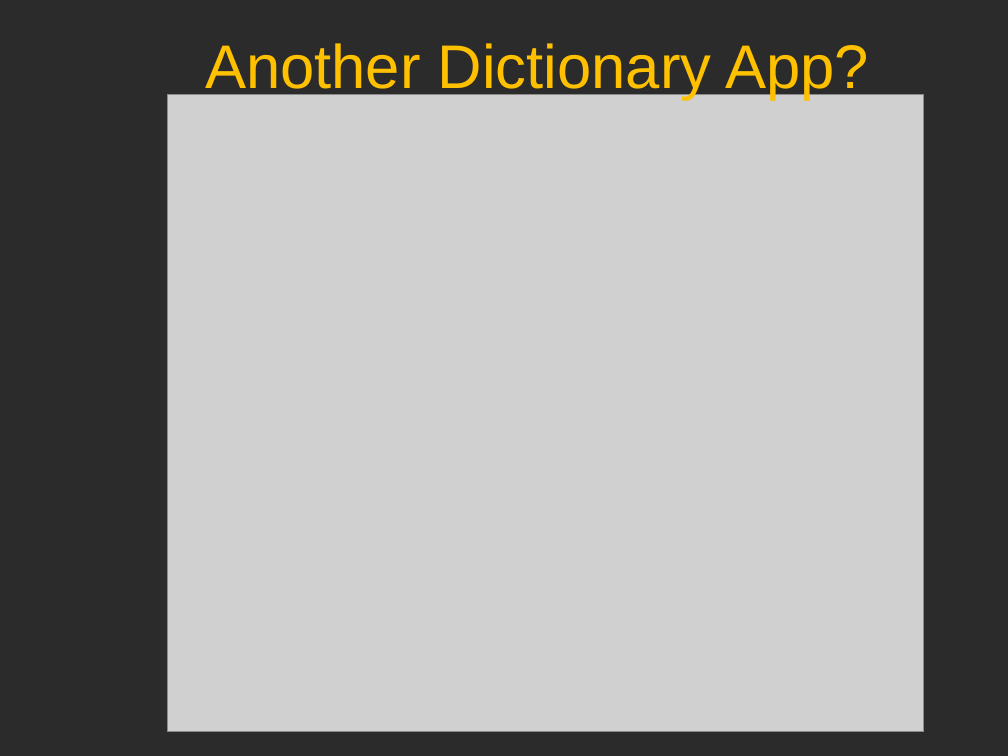
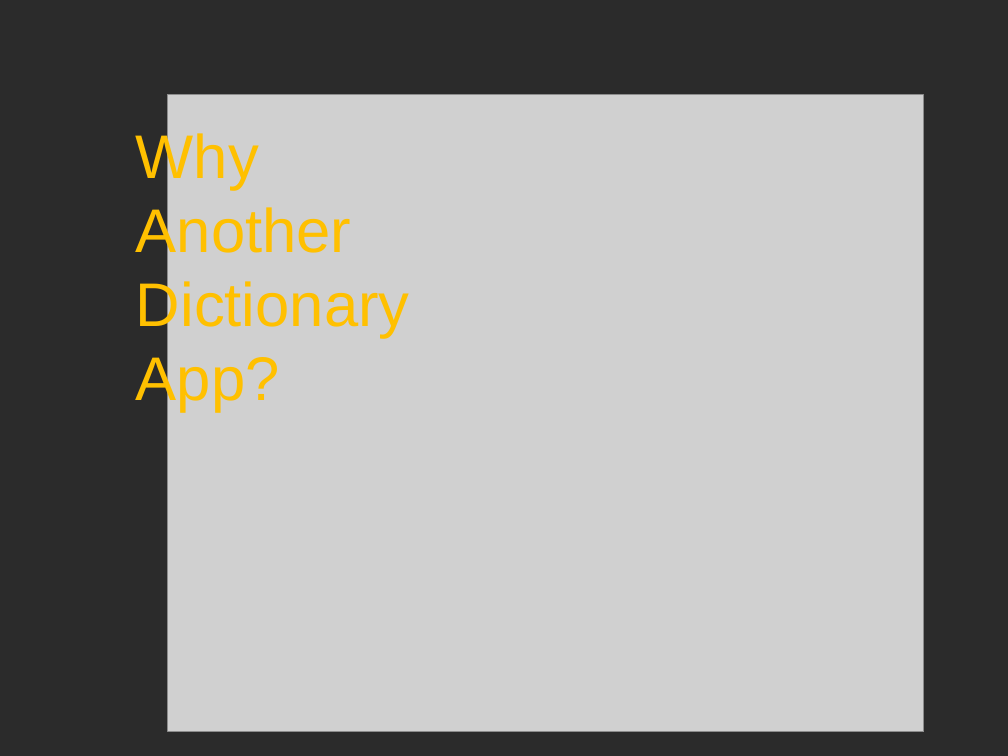
Before and after one commit to sillsdev/wesay, a slide deck: slide 2 of Presentations/CTC2006/V1.ppt. Drawn at 1008x756 pixels with LibreOffice and Linux fonts; fonts in the diff are those of the drawing; grey boxes stand for pictures; background and template pictures are left out; a plain dark background stands for a picture behind light text. Boxes give left, top, right and bottom in pixels: in the first picture for what was removed or moved away, otherwise in the second. Text is boxed around its words. In the diff, an @@ line names an element or a change of style, - is before the commit and + after.

```diff
--- a/Presentations/CTC2006/V1.ppt
+++ b/Presentations/CTC2006/V1.ppt
@@ title at [136,129,410,411]: text changed @@
-Another Dictionary App?
+Why Another Dictionary
+App?
```
Also in this commit, not shown: 2 other slides changed, 3 slides added, 2 slides removed, 4 other files.
